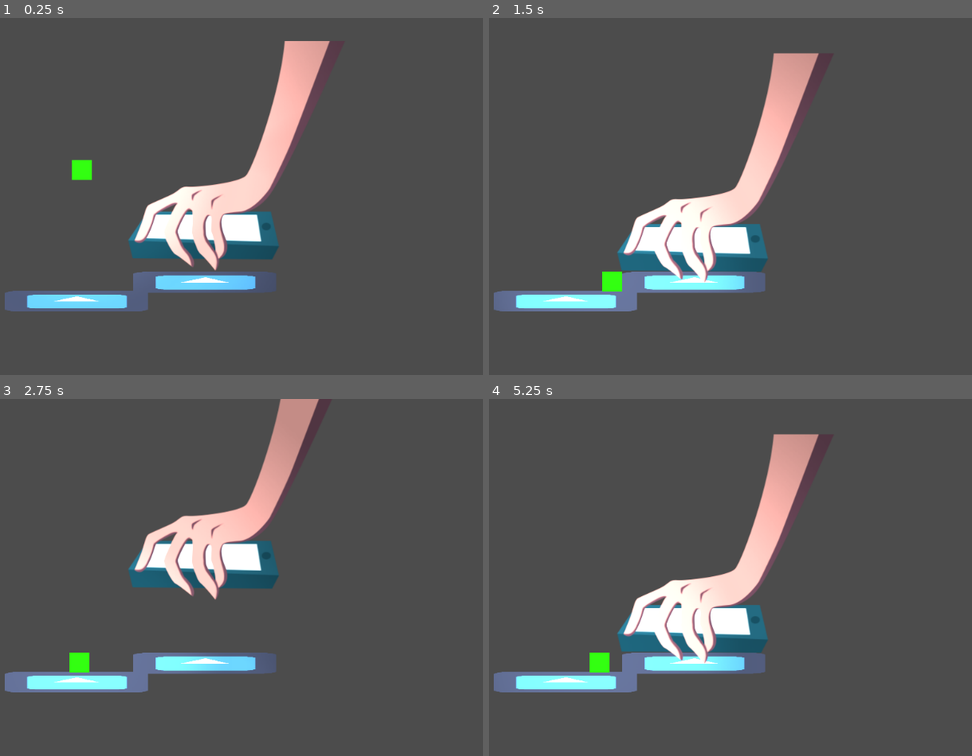
Above: before the commit, frames 1-4 (two rows, left to right).
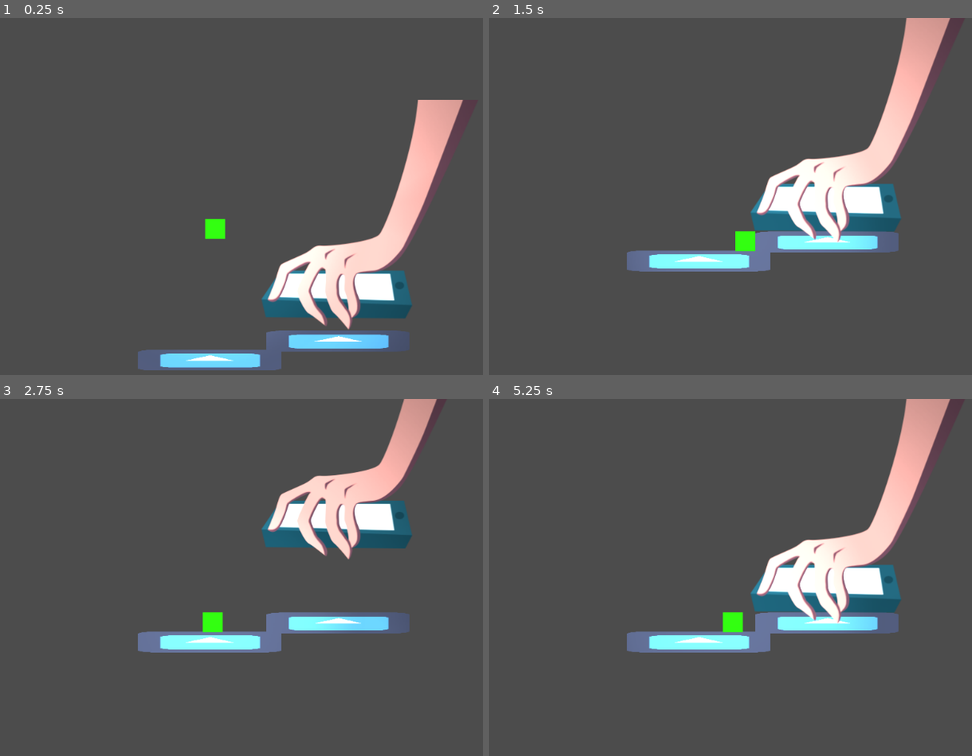
Above: after the commit, the same moments.

Repository: santyarellano/Shattered
Game: Godot game, scene res://Niveles/Playground.tscn
Two runs of this game, one before a commit and one after it. Both use one fixed random seed, a clock stepped at 60 frames per second and the inputs below. After the commit the project has no main scene; this scene is started directly in both runs. The engine's default icon, where the game draws it, is replaced by a stand-in: a white triangle on a blue panel in a dark square.
Inputs:
- Up to frame 1 (0.25 s): no input
- Up to frame 2 (1.5 s): hold Right (ui_right) from 0.53 s (still down); tap Space (ui_select) at 0.77 s
- Up to frame 3 (2.75 s): tap Space (ui_select) at 1.52 s; tap Enter at 2 s; release Right (ui_right) at 2.03 s; hold Left (ui_left) from 2.03 s (still down)
- Up to frame 4 (5.25 s): release Left (ui_left) at 2.78 s; hold Right (ui_right) 2.78-4.28 s; tap Space (ui_select) at 3.02, 3.77, 4.52 s; hold Left (ui_left) 4.28-5.03 s; hold Right (ui_right) from 5.03 s (still down)

The runs differ from the first frame. In frame 1, 25% of the frame differs, in the area x 0-96%, y 6-99%; in frame 2, 22%; in frame 3, 22%; in frame 4, 22%.

Commit message:
camara al jugador

Diff:
--- a/Obj/Player/Player.tscn
+++ b/Obj/Player/Player.tscn
@@ -22,3 +22,10 @@
 offset = Vector2( 20, 0 )
 shadow_enabled = true
 shadow_item_cull_mask = 2
+
+[node name="Camera2D" type="Camera2D" parent="."]
+current = true
+limit_bottom = 850
+drag_margin_h_enabled = true
+drag_margin_v_enabled = true
+editor_draw_limits = true
--- /dev/null
+++ b/PlayGround.tscn
@@ -0,0 +1,17 @@
+[gd_scene load_steps=3 format=2]
+
+[ext_resource path="res://Obj/Player/Player.tscn" type="PackedScene" id=1]
+[ext_resource path="res://Obj/bloque pisos/bloquepiso.tscn" type="PackedScene" id=2]
+
+[node name="PlayGround" type="Node"]
+
+[node name="StaticBody2D2" parent="." instance=ExtResource( 2 )]
+position = Vector2( 999.328, 465.445 )
+scale = Vector2( 20, 1 )
+
+[node name="StaticBody2D" parent="." instance=ExtResource( 2 )]
+position = Vector2( 313.07, 461.307 )
+scale = Vector2( 20, 1 )
+
+[node name="Player" parent="." instance=ExtResource( 1 )]
+position = Vector2( 287.788, 137.948 )
--- a/project.godot
+++ b/project.godot
@@ -16,7 +16,6 @@
 [application]
 
 config/name="Pieces"
-run/main_scene="res://Niveles/Playground.tscn"
 config/icon="res://icon.png"
 
 [rendering]
